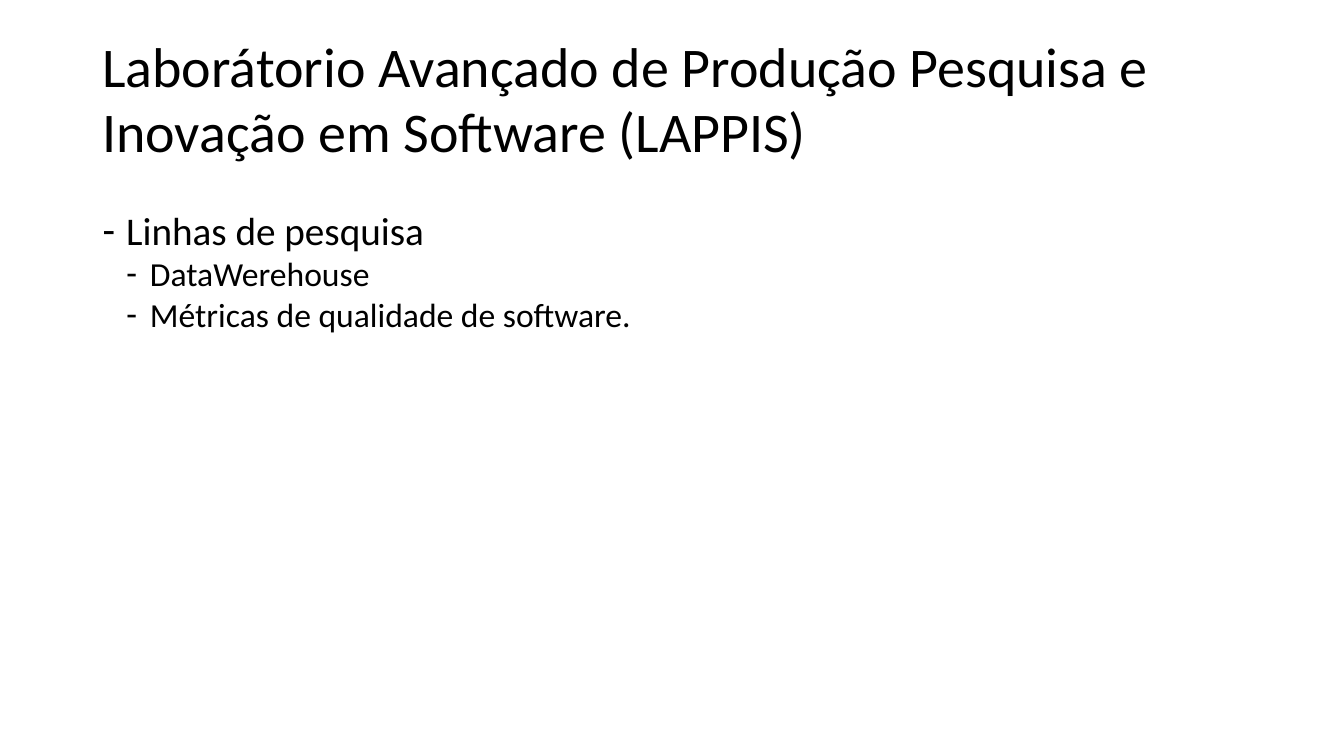
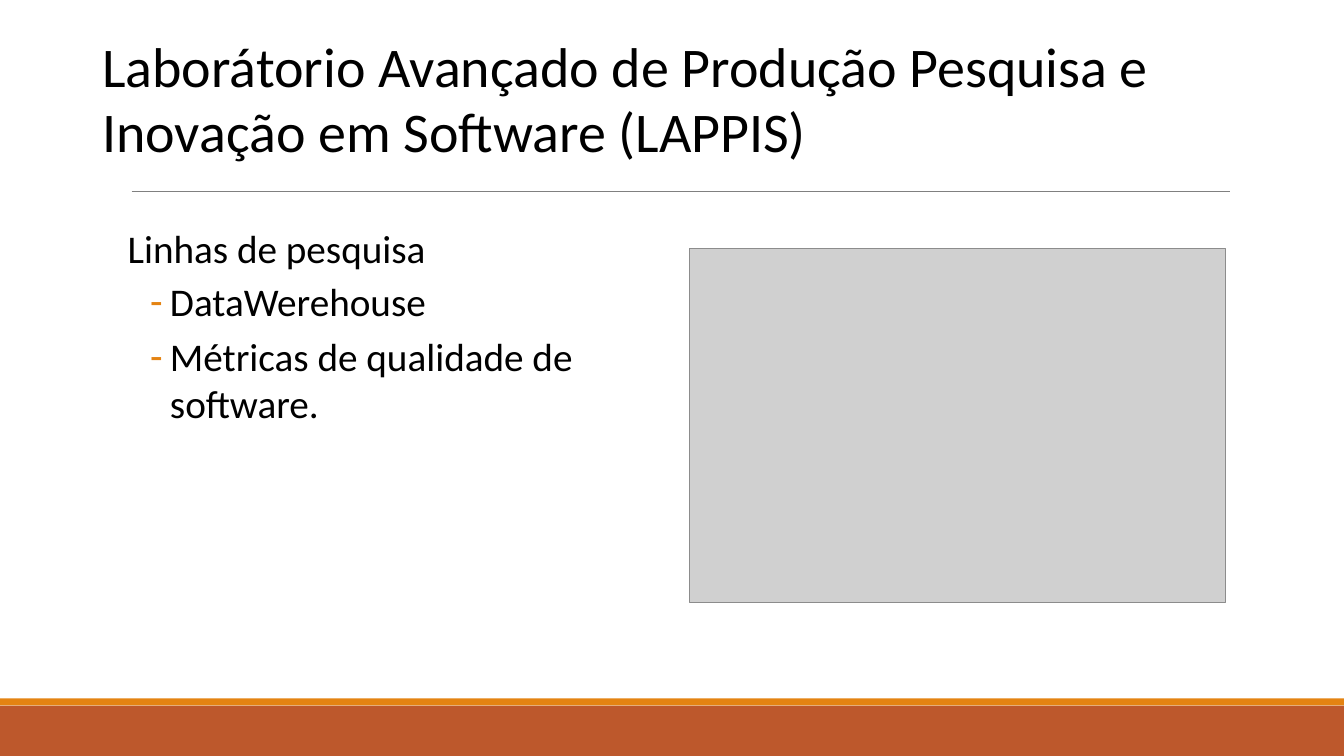
Before and after one commit to gutorc92/apresentacaoTCU, a slide deck: slide 2 of apresentacao.pptx. Drawn at 1344x756 pixels with LibreOffice and Linux fonts; fonts in the diff are those of the drawing; grey boxes stand for pictures. Boxes give left, top, right and bottom in pixels: in the first picture for what was removed or moved away, otherwise in the second. Text is boxed around its words. In the diff, an @@ line names an element or a change of style, - is before the commit and + after.

```diff
--- a/apresentacao.pptx
+++ b/apresentacao.pptx
@@ line added from (132, 192) to (1231, 192), #808080 0.5 pt @@
@@ text "Linhas de pesquisa": place and size @@
-text "Linhas de pesquisa" at [126,217,631,333]
+text "Linhas de pesquisa" at [128,235,572,419]
@@ text "Linhas de pesquisa" at [128,235,572,419]: size 24 to 28 pt in "DataWerehouse", "Métricas de qualidade de software."; bullet - to none; more space between paragraphs; indent changed @@
@@ picture added at [690,248,1225,602] @@
@@ rectangle added at [0,706,1344,756], fill #BD582C @@
@@ rectangle added at [0,699,1344,706], fill #E48312 @@
```
Also in this commit, not shown: 9 other slides changed, 5 slides added, 5 slides removed, 5 other files.
